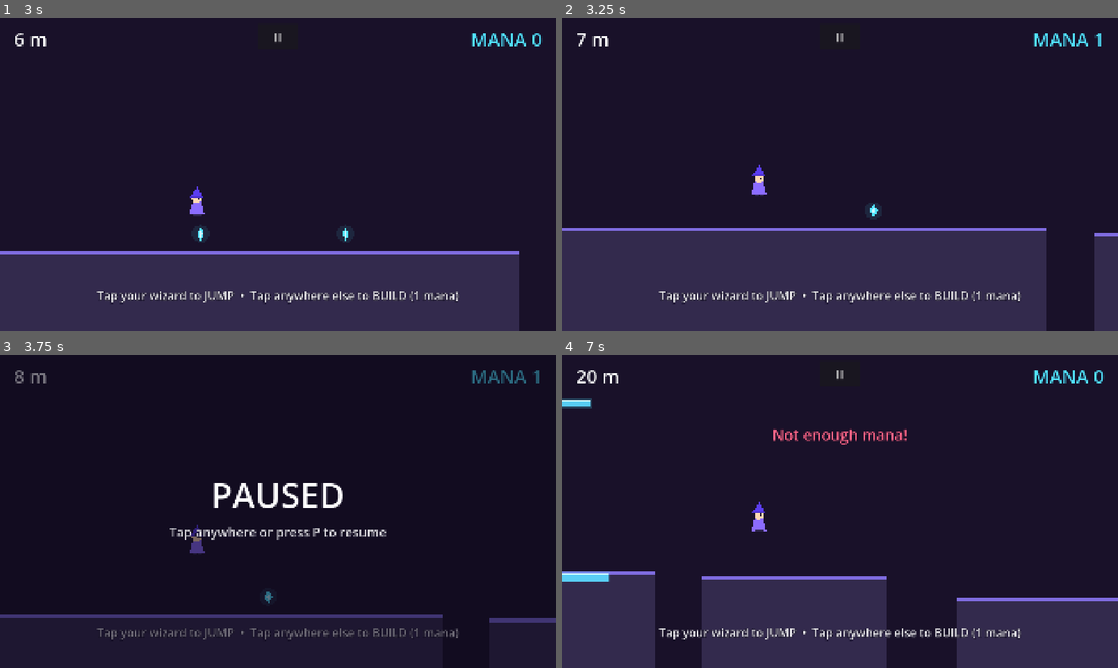
Above: before the commit, frames 1-4 (two rows, left to right).
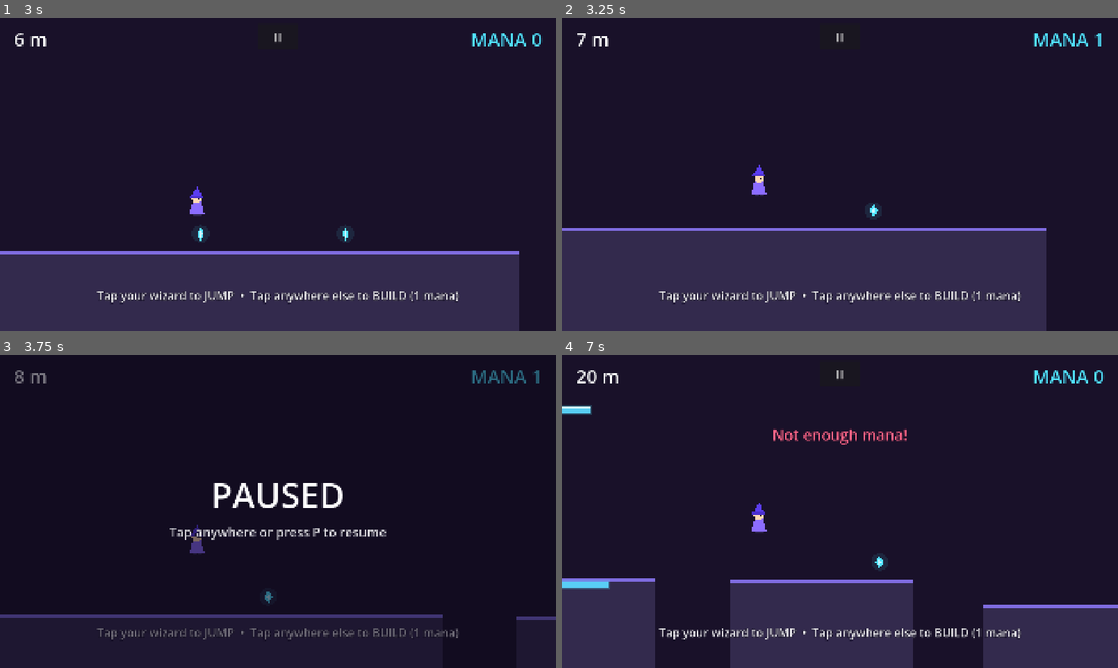
Above: after the commit, the same moments.

Repository: Larper/spellbros_mobile
Game: Godot game, scene res://scenes/main.tscn
Same seed, same stepped clock (60 frames per second), same inputs: the game is played once before the commit and once after it.
Inputs (mouse positions are in pixels of both pictures, inside the frame that each line leads up to):
- Up to frame 1 (3 s): click "II" at 0.5 s; tap Enter at 1.25, 2.75 s; move the mouse to (400, 158) at 1.27 s; tap P at 1.35 s; click (400, 158) at 1.42 s; tap Space at 1.52 s; click "II" at 2 s; move the mouse to (166, 190) at 2.77 s; tap R at 2.85 s; click (166, 190) at 2.92 s
- Up to frame 2 (3.25 s): tap Space at 3.02 s
- Up to frame 3 (3.75 s): click "II" at 3.5 s
- Up to frame 4 (7 s): tap Enter every 0.75 s from 4.25 to 6.5 s; move the mouse to (895, 442) at 4.27 s; tap P at 4.35, 5.85 s; click (895, 442) at 4.42 s; move the mouse to (812, 574) at 5.02 s; tap R at 5.1, 6.6 s; click (812, 574) at 5.17 s; tap Space at 5.27, 6.02, 6.77 s; move the mouse to (1006, 558) at 5.77 s; click (1006, 558) at 5.92 s; move the mouse to (673, 464) at 6.52 s; click (673, 464) at 6.67 s

Frame 1 is identical in both runs. In frame 2, 1.3% of the frame differs, in the area x 95-100%, y 68-100%; in frame 3, 0.2%; in frame 4, 6.2%, in the area x 0-100%, y 13-100%.

Commit message:
Golden crystals spawn only in the void, at a 22% lifeline rate
Owner direction: gold must arrive when pillars go very sparse. Before
PHASE_VOID (380 m) every crystal is plain; in the void ~22% of
crystals come up gold, since a 3-mana pickup is the economy that keeps
fragment-trail runs alive. Gating uses the coin''s own chunk-position
distance inside TerrainSpawner._place_coin, so every spawn path (mega
rewards, chunk crystals, pillar coins, void trails) inherits the rule
and ManaCrystal itself stays distance-agnostic. Smoke test now asserts
0 gold across 200 pre-void spawns and a 10-35% band over 400 void
spawns.

Co-Authored-By: Claude Fable 5 <noreply@anthropic.com>

Diff:
--- a/scripts/terrain_spawner.gd
+++ b/scripts/terrain_spawner.gd
@@ -61,6 +61,7 @@
 
 const MANA_CHANCE := 0.45
 const MANA_CHANCE_CLIMB := 0.65
+const GOLD_CHANCE_VOID := 0.22  # golden crystals exist only in the void
 
 const BASE_Y_MIN := 690.0
 const BASE_Y_MAX := 970.0
@@ -295,8 +296,10 @@
 func _place_coin(pos: Vector2) -> void:
 	var coin := ManaCrystal.new()
 	coin.position = pos
-	# rare golden crystal: worth 3 mana (expected crystal value 1.0 -> 1.2,
-	# so the economy stays tight but every spawn has jackpot potential)
-	if rng.randf() < 0.1:
+	# Golden crystals (worth 3) are the void's lifeline: before PHASE_VOID
+	# every crystal is plain, once pillars go sparse ~22% come up gold.
+	# Gated by the coin's own chunk position, like all difficulty.
+	var d: float = (pos.x - main.start_x) / 100.0
+	if d >= PHASE_VOID and rng.randf() < GOLD_CHANCE_VOID:
 		coin.make_golden()
 	add_child(coin)
--- a/tests/smoke_test.gd
+++ b/tests/smoke_test.gd
@@ -112,24 +112,34 @@
 	main.game_over = false
 	main.hud.over_root.visible = false
 
-	# golden crystal: worth 3 mana, with a spawn rate of ~10%
+	# golden crystal: worth 3 mana; ZERO gold before the void phase, then
+	# ~22% of void crystals (gold is the lifeline economy out there)
 	main.coins = 0
 	var gold := ManaCrystal.new()
 	gold.make_golden()
 	main.add_child(gold)
 	gold._on_body_entered(p)
-	var goldens := 0
+	var pre_x: float = main.start_x + 100.0 * 100.0  # a 100 m chunk position
+	var void_x: float = main.start_x + (TerrainSpawner.PHASE_VOID + 50.0) * 100.0
+	var gold_pre := 0
+	var gold_void := 0
+	for i in range(200):
+		main.spawner._place_coin(Vector2(pre_x, -9000.0))
 	for i in range(400):
-		main.spawner._place_coin(Vector2(-9000.0, -9000.0))
+		main.spawner._place_coin(Vector2(void_x, -9000.0))
 	for c in main.spawner.get_children():
 		if c is ManaCrystal and c.position.y < -8000.0:
 			if c.value == 3:
-				goldens += 1
+				if absf(c.position.x - pre_x) < 1.0:
+					gold_pre += 1
+				else:
+					gold_void += 1
 			c.queue_free()
-	print("TEST gold: coins=%d (expect 3) spawn_rate=%.1f%% of 400 (expect ~10%%)" % [
-		main.coins, goldens / 4.0])
+	print("TEST gold: coins=%d (expect 3) pre-void gold=%d of 200 (expect 0) void rate=%.1f%% of 400 (expect ~22%%)" % [
+		main.coins, gold_pre, gold_void / 4.0])
 	_check(main.coins == 3, "golden crystal value")
-	_check(goldens >= 15 and goldens <= 75, "golden spawn rate")
+	_check(gold_pre == 0, "no gold before void")
+	_check(gold_void >= 40 and gold_void <= 140, "void gold rate")
 	gold.queue_free()
 
 	# spring platform: every 4th build is a green launcher pad
Not shown, changed: IDEAS.md
